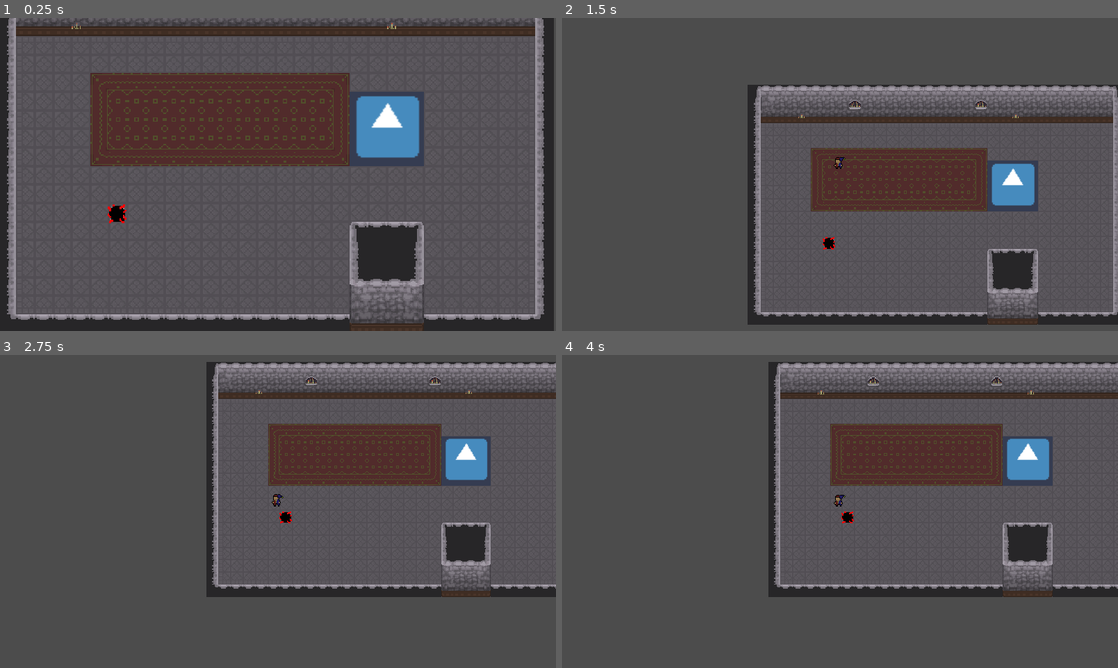
Above: before the commit, frames 1-4 (two rows, left to right).
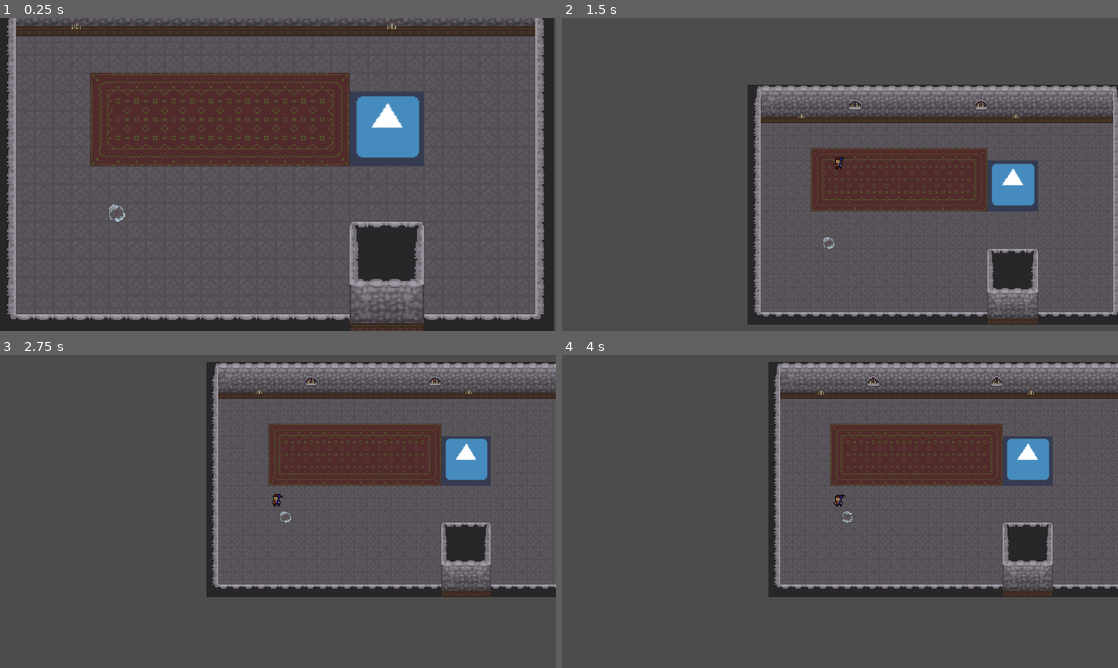
Above: after the commit, the same moments.

Repository: JK-Chapman/project-jester
Game: Godot game, scene res://LevelScenes/Lobby.tscn
Same seed, same stepped clock (60 frames per second), same inputs: the game is played once before the commit and once after it. The engine's default icon, where the game draws it, is replaced by a stand-in: a white triangle on a blue panel in a dark square.
Inputs:
- Up to frame 1 (0.25 s): no input
- Up to frame 2 (1.5 s): tap Enter (start1) at 0.5, 0.6, 1.35 s; hold Backspace (back1) from 1.28 s (still down)
- Up to frame 3 (2.75 s): release Backspace (back1) at 2.03 s; tap Enter (start1) at 2.1 s
- Up to frame 4 (4 s): tap Enter (start1) at 2.85, 3.5, 3.6 s; hold Backspace (back1) from 3.53 s (still down)

The runs differ from the first frame. In frame 1, 0.2% of the frame differs, in the area x 19-23%, y 59-66%; in frame 2, less than 0.1%; in frame 3, less than 0.1%; in frame 4, less than 0.1%.

Commit message:
Add 6-Directional punch animations, update spinning blade animations.

Diff:
--- a/Objects/Hazards and Enemies/SpinnyBlade.tscn
+++ b/Objects/Hazards and Enemies/SpinnyBlade.tscn
@@ -1,16 +1,31 @@
-[gd_scene load_steps=5 format=2]
+[gd_scene load_steps=6 format=2]
 
-[ext_resource path="res://Raw assets/Jester/Jon's shitty placeholders/buzzsaw.png" type="Texture" id=1]
+[ext_resource path="res://Raw assets/Jester/SpinnyBlade.png" type="Texture" id=1]
 [ext_resource path="res://Objects/Hazards and Enemies/SpinnyBlade.gd" type="Script" id=2]
 [ext_resource path="res://SoundEffects/flesh_hit.mp3" type="AudioStream" id=3]
 
 [sub_resource type="CircleShape2D" id=1]
 radius = 6.30274
 
-[node name="SpinnyBlade" type="KinematicBody2D" groups=[
-"Hazard",
-"can_be_deflected",
-]]
+[sub_resource type="Animation" id=2]
+resource_name = "Flying"
+length = 0.6
+loop = true
+step = 0.2
+tracks/0/type = "value"
+tracks/0/path = NodePath("Sprite:frame")
+tracks/0/interp = 1
+tracks/0/loop_wrap = true
+tracks/0/imported = false
+tracks/0/enabled = true
+tracks/0/keys = {
+"times": PoolRealArray( 0, 0.2, 0.4 ),
+"transitions": PoolRealArray( 1, 1, 1 ),
+"update": 1,
+"values": [ 0, 1, 2 ]
+}
+
+[node name="SpinnyBlade" type="KinematicBody2D" groups=["Hazard", "can_be_deflected"]]
 z_index = 1
 collision_layer = 2
 collision_mask = 5
@@ -18,9 +33,14 @@
 
 [node name="Sprite" type="Sprite" parent="."]
 texture = ExtResource( 1 )
+hframes = 3
 
 [node name="CollisionShape2D" type="CollisionShape2D" parent="."]
 shape = SubResource( 1 )
 
 [node name="audio" type="AudioStreamPlayer2D" parent="."]
 stream = ExtResource( 3 )
+
+[node name="AnimationPlayer" type="AnimationPlayer" parent="."]
+autoplay = "Flying"
+anims/Flying = SubResource( 2 )
--- a/Objects/Player/Player.tscn
+++ b/Objects/Player/Player.tscn
@@ -1,7 +1,7 @@
 [gd_scene load_steps=39 format=2]
 
 [ext_resource path="res://Objects/Player/Player.gd" type="Script" id=1]
-[ext_resource path="res://Raw assets/Jester/JesterMoveset.png" type="Texture" id=2]
+[ext_resource path="res://ObjectScenes/Player/JesterMoveset.png" type="Texture" id=2]
 [ext_resource path="res://DefaultGodo/Idle_R.tres" type="Animation" id=3]
 [ext_resource path="res://Objects/Player/PlayerDash/Dash.tscn" type="PackedScene" id=4]
 
@@ -199,7 +199,7 @@
 "times": PoolRealArray( 0, 0.08, 0.16, 0.32 ),
 "transitions": PoolRealArray( 1, 1, 1, 1 ),
 "update": 1,
-"values": [ 50, 51, 52, 53 ]
+"values": [ 62, 63, 64, 65 ]
 }
 tracks/1/type = "value"
 tracks/1/path = NodePath("PunchHitboxDownLeft/punch_down_l:disabled")
@@ -228,7 +228,7 @@
 "times": PoolRealArray( 0, 0.08, 0.16, 0.32 ),
 "transitions": PoolRealArray( 1, 1, 1, 1 ),
 "update": 1,
-"values": [ 50, 51, 52, 53 ]
+"values": [ 54, 55, 56, 57 ]
 }
 tracks/1/type = "value"
 tracks/1/path = NodePath("PunchHitboxDownRight/punch_down_r:disabled")
@@ -315,24 +315,12 @@
 "values": [ 46, 47, 48, 49 ]
 }
 tracks/1/type = "value"
-tracks/1/path = NodePath("Sprite:scale")
-tracks/1/interp = 1
-tracks/1/loop_wrap = true
-tracks/1/imported = false
-tracks/1/enabled = true
-tracks/1/keys = {
-"times": PoolRealArray( 0 ),
-"transitions": PoolRealArray( 1 ),
-"update": 0,
-"values": [ Vector2( 1, 1 ) ]
-}
-tracks/2/type = "value"
-tracks/2/path = NodePath("PunchHitboxUp/punch_up:disabled")
-tracks/2/interp = 1
-tracks/2/loop_wrap = true
-tracks/2/imported = false
-tracks/2/enabled = true
-tracks/2/keys = {
+tracks/1/path = NodePath("PunchHitboxUp/punch_up:disabled")
+tracks/1/interp = 1
+tracks/1/loop_wrap = true
+tracks/1/imported = false
+tracks/1/enabled = true
+tracks/1/keys = {
 "times": PoolRealArray( 0, 0.16 ),
 "transitions": PoolRealArray( 1, 1 ),
 "update": 1,
@@ -353,7 +341,7 @@
 "times": PoolRealArray( 0, 0.08, 0.16, 0.32 ),
 "transitions": PoolRealArray( 1, 1, 1, 1 ),
 "update": 1,
-"values": [ 46, 47, 48, 49 ]
+"values": [ 66, 67, 68, 69 ]
 }
 tracks/1/type = "value"
 tracks/1/path = NodePath("PunchHitboxUpLeft/punch_up_l:disabled")
@@ -382,7 +370,7 @@
 "times": PoolRealArray( 0, 0.08, 0.16, 0.32 ),
 "transitions": PoolRealArray( 1, 1, 1, 1 ),
 "update": 1,
-"values": [ 46, 47, 48, 49 ]
+"values": [ 58, 59, 60, 61 ]
 }
 tracks/1/type = "value"
 tracks/1/path = NodePath("PunchHitboxUpRight/punch_up_r:disabled")
@@ -588,8 +576,8 @@
 [node name="Sprite" type="Sprite" parent="."]
 position = Vector2( 0.21022, -15.977 )
 texture = ExtResource( 2 )
-hframes = 54
-frame = 28
+hframes = 70
+frame = 65
 
 [node name="hurtbox" type="Area2D" parent="Sprite" groups=["Player", "hurtbox"]]
 position = Vector2( 0.21022, 15.977 )
Binary file removed: ObjectScenes/Player/JesterAnimated.png
Binary file added: ObjectScenes/Player/JesterMoveset.png
Not shown, added: ObjectScenes/Player/JesterMoveset.png.import
Binary file added: Raw assets/Jester/PlayerHeartNumber.png
Not shown, added: Raw assets/Jester/PlayerHeartNumber.png.import
Binary file added: Raw assets/Jester/SpinnyBlade.png
Not shown, added: Raw assets/Jester/SpinnyBlade.png.import
Binary file added: Raw assets/Jester/UIPass1.png
Not shown, changed: Raw assets/Jester/UIPass1.png.import
